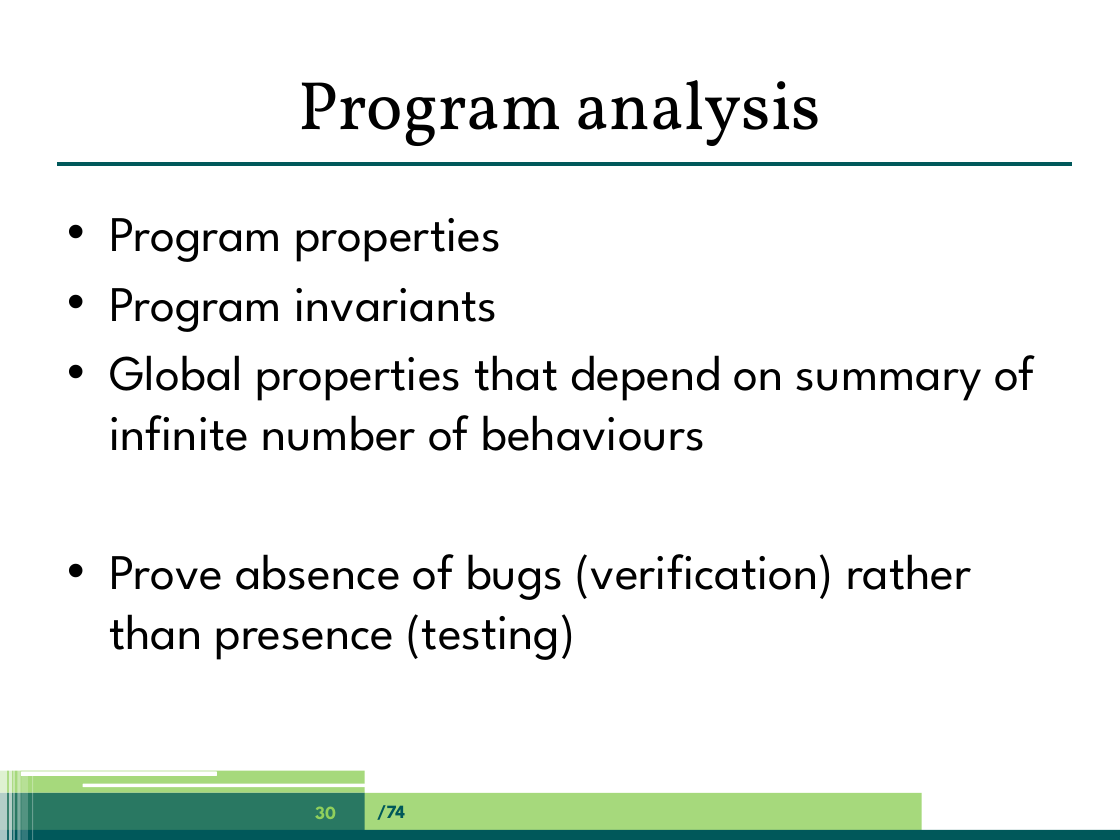
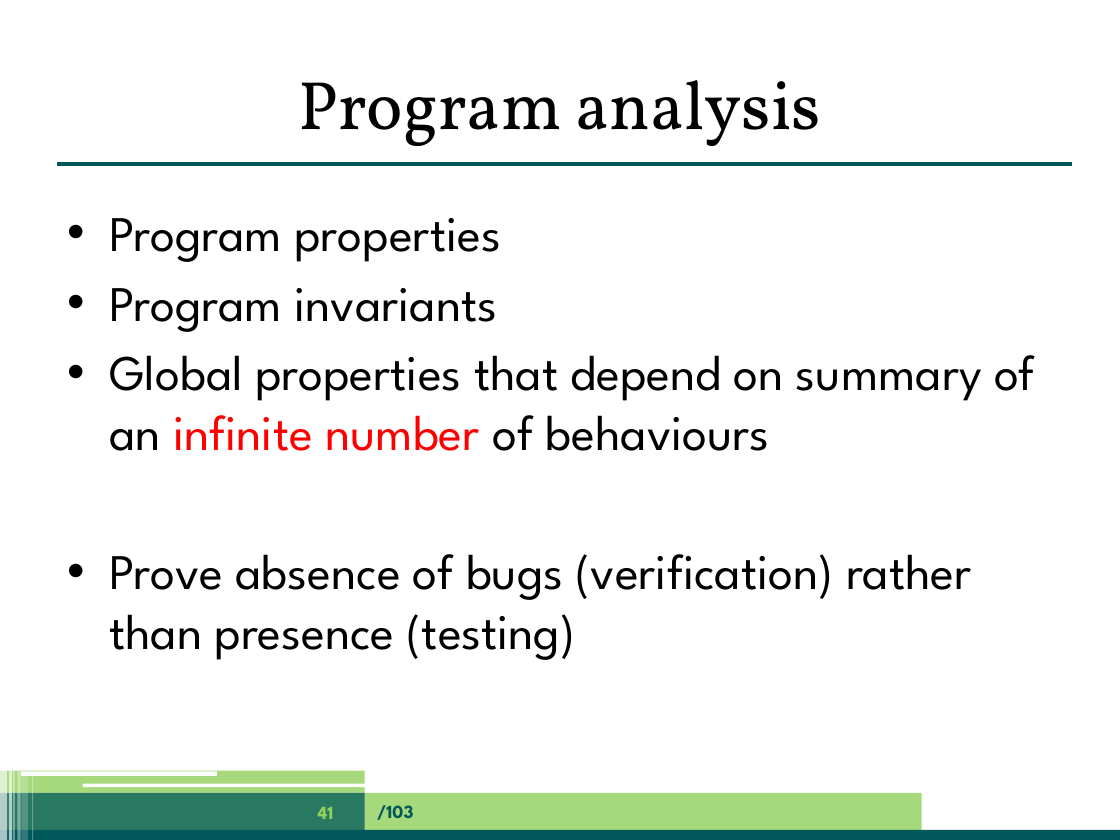
Before and after one commit to jpgallagher/ict-e-summerschool-aalborg, a slide deck: slide 41 of summerschool-aalborg-jpg.pptx (slide 30 before the commit). Drawn at 1120x840 pixels with LibreOffice and Linux fonts; fonts in the diff are those of the drawing. Boxes give left, top, right and bottom in pixels: in the first picture for what was removed or moved away, otherwise in the second. Text is boxed around its words. In the diff, an @@ line names an element or a change of style, - is before the commit and + after.

```diff
--- a/summerschool-aalborg-jpg.pptx
+++ b/summerschool-aalborg-jpg.pptx
@@ text at (109, 355, 1035, 451): text changed @@
-• Global properties that depend on summary of infinite number of behaviours
+• Global properties that depend on summary of an infinite number of behaviours
@@ page number at (318, 807, 334, 819): text changed @@
-30
+41
@@ text at (377, 805, 413, 820): text changed @@
-/74
+/103
```
Also in this commit, not shown: 62 other slides changed, 39 slides added, 14 slides removed.
